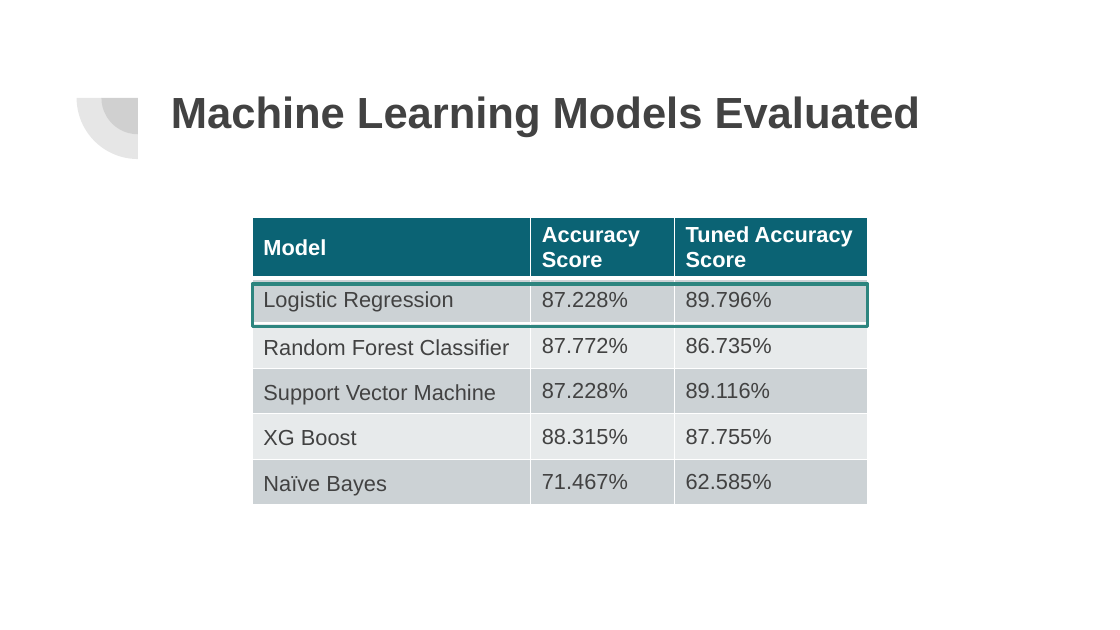
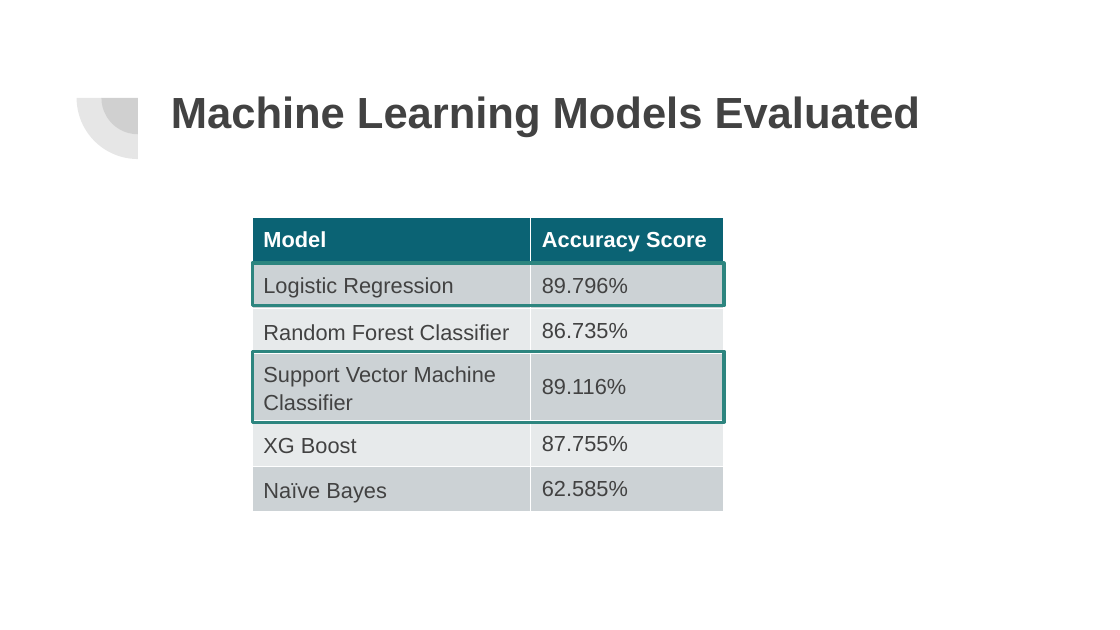
Before and after one commit to lykkelig/Group6_Final_Project, a slide deck: slide 11 of Presentation/Final Project Presentation.pptx (slide 12 before the commit). Drawn at 1120x630 pixels with LibreOffice and Linux fonts; fonts in the diff are those of the drawing. Boxes give left, top, right and bottom in pixels: in the first picture for what was removed or moved away, otherwise in the second. Text is boxed around its words. In the diff, an @@ line names an element or a change of style, - is before the commit and + after.

Commit message:
update powerpoint

```diff
--- a/Presentation/Final Project Presentation.pptx
+++ b/Presentation/Final Project Presentation.pptx
@@ table at [252, 217, 725, 513] @@
-column 1: Model | Logistic Regression | Random Forest Classifier | Support Vector Machine | XG Boost | Naïve Bayes
-column 2: Accuracy Score | 87.228% | 87.772% | 87.228% | 88.315% | 71.467%
-column 3: Tuned Accuracy Score | 89.796% | 86.735% | 89.116% | 87.755% | 62.585%
+column 1: Model | Logistic Regression | Random Forest Classifier | Support Vector Machine Classifier | XG Boost | Naïve Bayes
+column 2: Accuracy Score | 89.796% | 86.735% | 89.116% | 87.755% | 62.585%
@@ table: place and size @@
-table at [252, 217, 868, 507]
+table at [252, 217, 725, 513]
@@ rectangle: place and size @@
-rectangle at [252, 284, 868, 327]
+rectangle at [252, 263, 724, 306]
@@ rectangle added at [252, 352, 724, 423], outline #2D857F 2 pt @@
```
Also in this commit, not shown: 2 other slides changed, 1 slide added, 2 slides removed.
